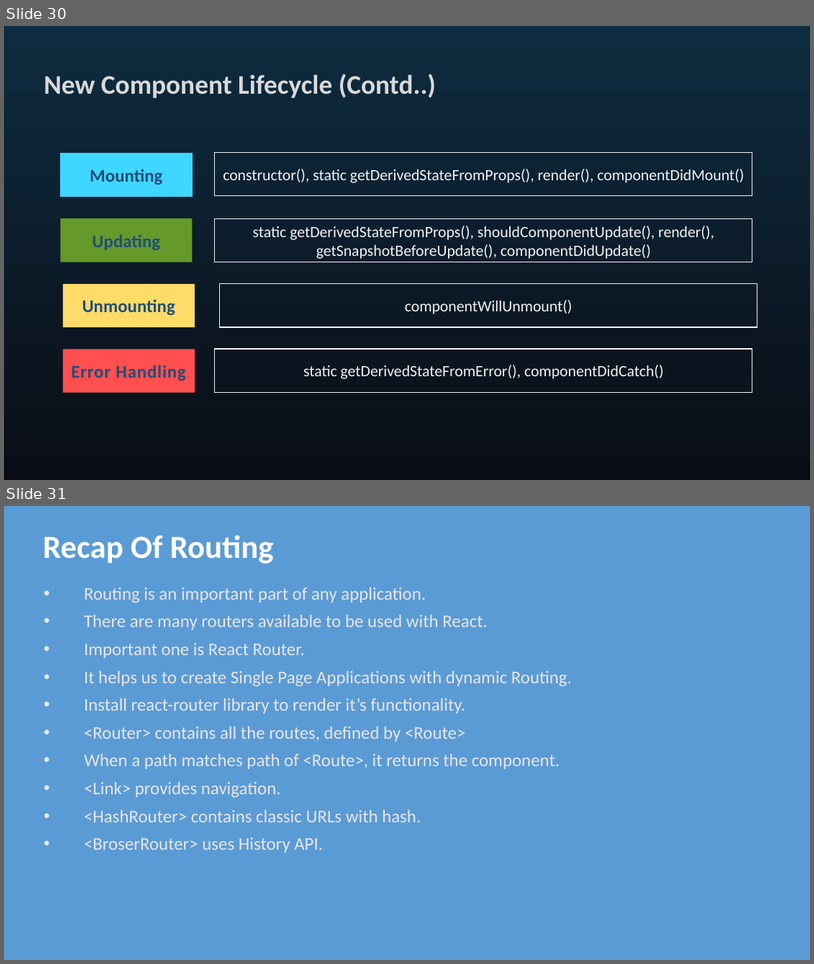
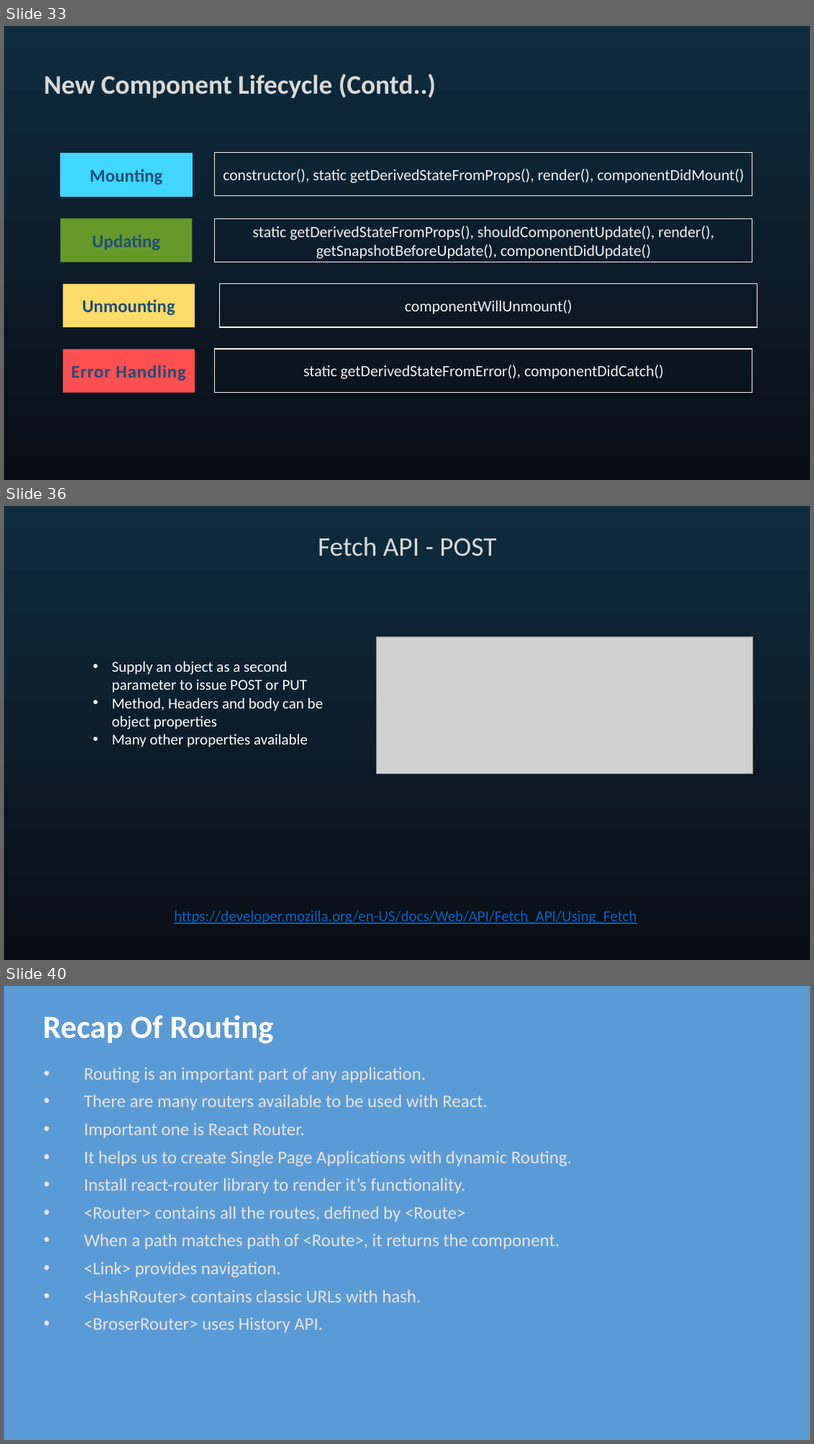
Before and after one commit to seblechernet/PowerPoint-Decks, a slide deck: 04 React Routing, Component Lifecycle Methods.pptx. Shown one above the other, each under a label of ours: slides 30 and 31 before the commit, slides 33, 36 and 40 after it; the slides between them are not shown. The pictures are 814x964 and 814x1444 pixels, drawn with LibreOffice and Linux fonts; fonts in the diff are those of the drawing; grey boxes stand for pictures. Boxes give left, top, right and bottom in pixels: in the first picture for what was removed or moved away, otherwise in the second. Text is boxed around its words. In the diff, an @@ line names an element or a change of style, - is before the commit and + after.

```diff
--- a/04 React Routing, Component Lifecycle Methods.pptx
+++ b/04 React Routing, Component Lifecycle Methods.pptx
@@ slide 36 added at box(4, 506, 810, 960), background gradient #0D2C3F to #0A0D16 @@
@@ text added at box(318, 537, 496, 556), 32 pt, text #D9D9D9 @@
+Fetch API - POST
@@ picture added at box(377, 636, 753, 773) @@
@@ text added at box(112, 661, 323, 747), 18 pt, text #FFFFFF @@
+• Supply an object as a second parameter to issue POST or PUT
+• Method, Headers and body can be object properties
+• Many other properties available
@@ text added at box(174, 910, 637, 924), 18 pt, text #0563C1, underline @@
+https://developer.mozilla.org/en-US/docs/Web/API/Fetch_API/Using_Fetch
@@ what was slide 30 is now slide 33 @@
@@ what was slide 31 is now slide 40 @@
```
Also in this commit, not shown: 7 slides changed, 10 other slides added, 2 slides removed.
